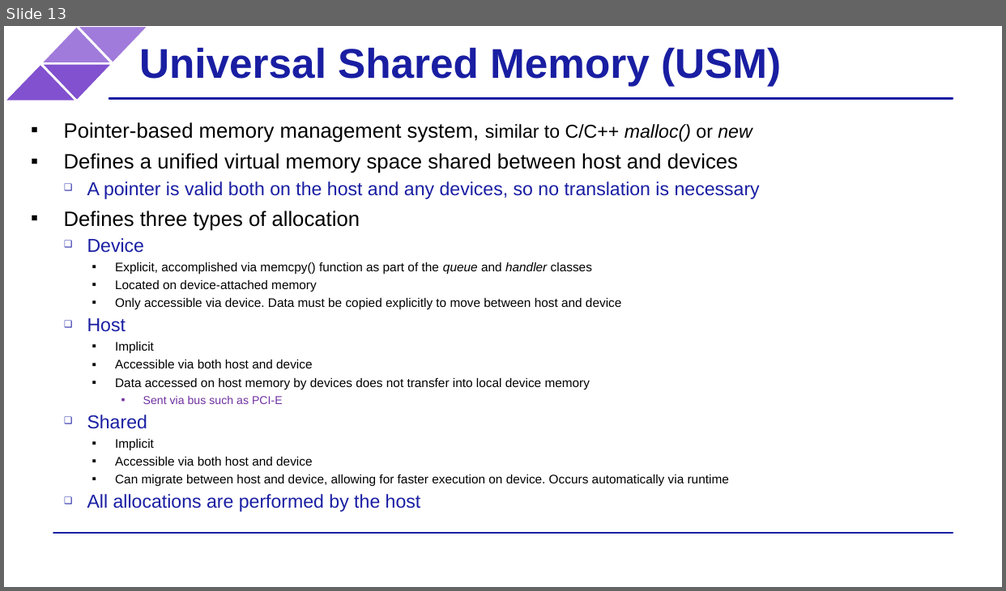
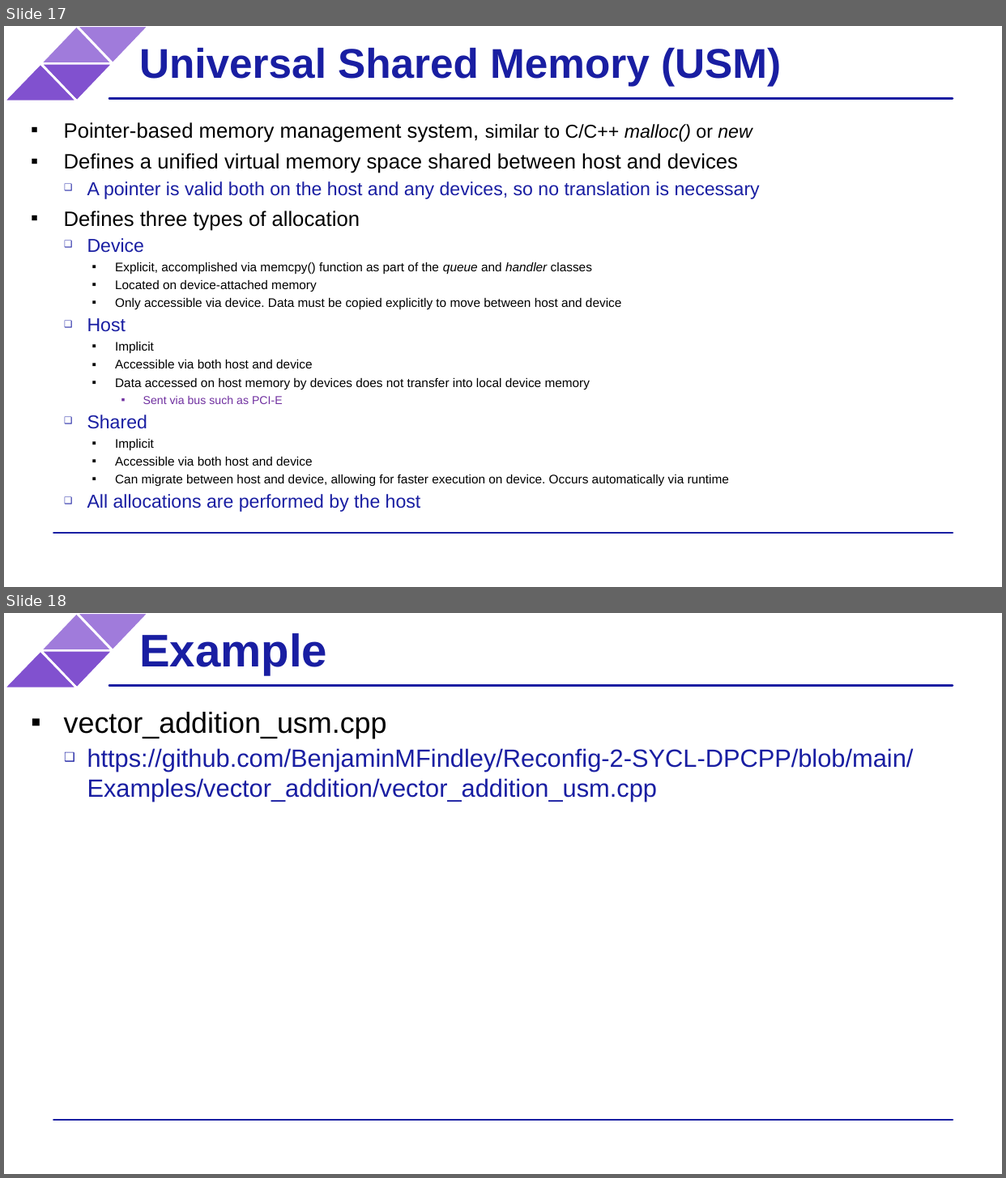
Before and after one commit to BenjaminMFindley/Reconfig-2-SYCL-DPCPP, a slide deck: Slides/SYCL intro.pptx. Shown one above the other, each under a label of ours: slide 13 before the commit, slides 17 and 18 after it. The pictures are 1006x591 and 1006x1178 pixels, drawn with LibreOffice and Linux fonts; fonts in the diff are those of the drawing; background and template pictures are left out. Boxes give left, top, right and bottom in pixels: in the first picture for what was removed or moved away, otherwise in the second. Text is boxed around its words. In the diff, an @@ line names an element or a change of style, - is before the commit and + after.

Commit message:
re-ordered some slides and added links to accompanying examples

```diff
--- a/Slides/SYCL intro.pptx
+++ b/Slides/SYCL intro.pptx
@@ slide 18 added at box(4, 613, 1002, 1174), background #FFFFFF; not listed: 6 template elements that a slide beside it also shows @@
@@ title added at box(139, 633, 327, 675), 44 pt, text #191EA2, bold @@
+Example
@@ text added at box(64, 712, 914, 802), 24 pt, text #191EA2 @@
+▪ vector_addition_usm.cpp
+  ❑ https://github.com/BenjaminMFindley/Reconfig-2-SYCL-DPCPP/blob/main/Examples/vector_addition/vector_addition_usm.cpp
@@ what was slide 13 is now slide 17 @@
```
Also in this commit, not shown: 3 other slides added.
